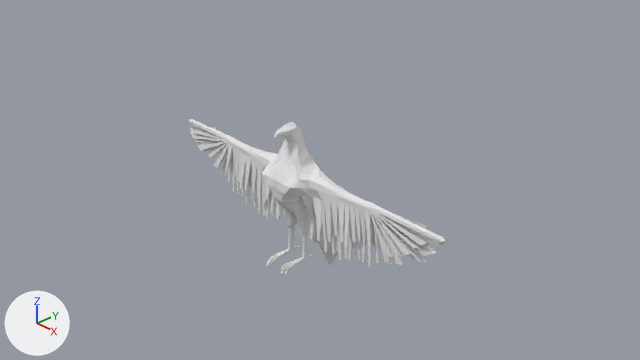
The Blender file Thicker Than Blood/Assets/GameScene/Models_General/MapModels/TroopIcon/mercernary.blend, before and after one commit.
The view is the same before and after, from the file's camera 'Camera'. The axes (+X, +Y, +Z) are drawn at lower left. The lights are the same throughout.
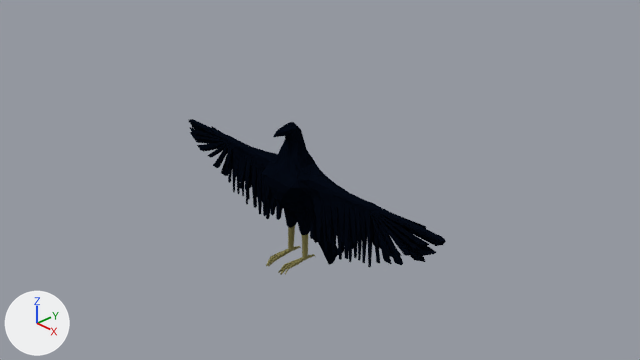
Where the change shows, as pixel boxes (x1, y1, x2, y2) in the pictures (640 x 360 px):
'Cube', recoloured: (189, 119, 446, 275) in both
part 1 of me_cube, recoloured (white to yellow): (266, 225, 315, 275) in both

Edits to the bpy script that builds the scene:
```text
Change mat_material:
    mat_material.base_color: (0.8, 0.8, 0.8) -> (0.00145, 0.00302, 0.00719)  # white #e7e7e7 -> black #050a14
Add mat_feet:
    mat_feet = diffuse_material('feet')
    mat_feet.base_color = (0.227, 0.205, 0.0773)  # yellow #837d4f
Change me_cube:
    where me_cube.from_pydata(...)  # 876 vertices, 863 faces; spans x -0.01..2.95, y -0.5..0.87, z -1.53..1.42
    used by ob_cube; location = (0.0, 0.0, 0.0)
    me_cube part 1: all 89 faces centred in x 0.12..0.23, y -0.5..0.27, z -1.05..-0.73 switch from mat_material (white #e7e7e7) to mat_feet (yellow #837d4f)
```
